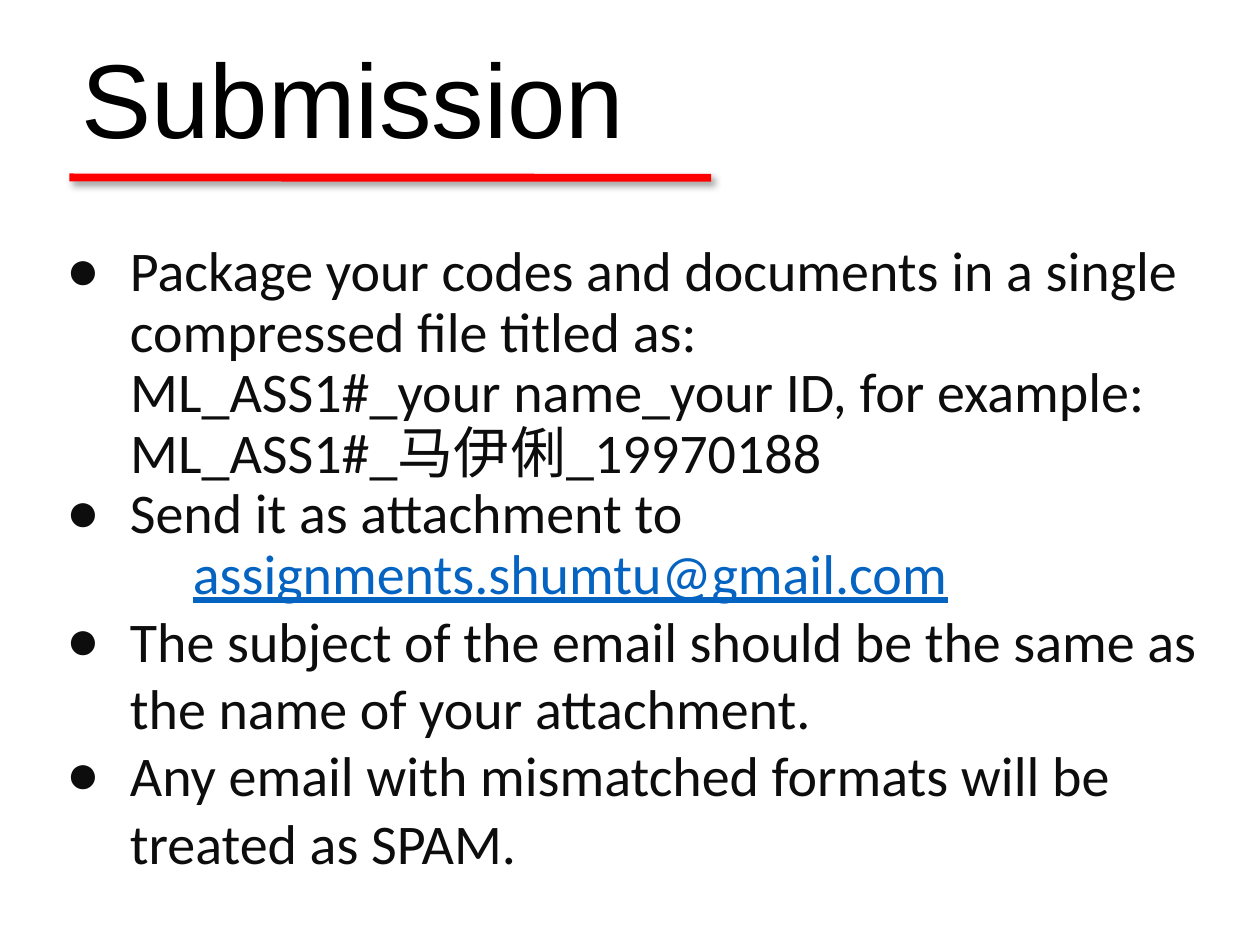
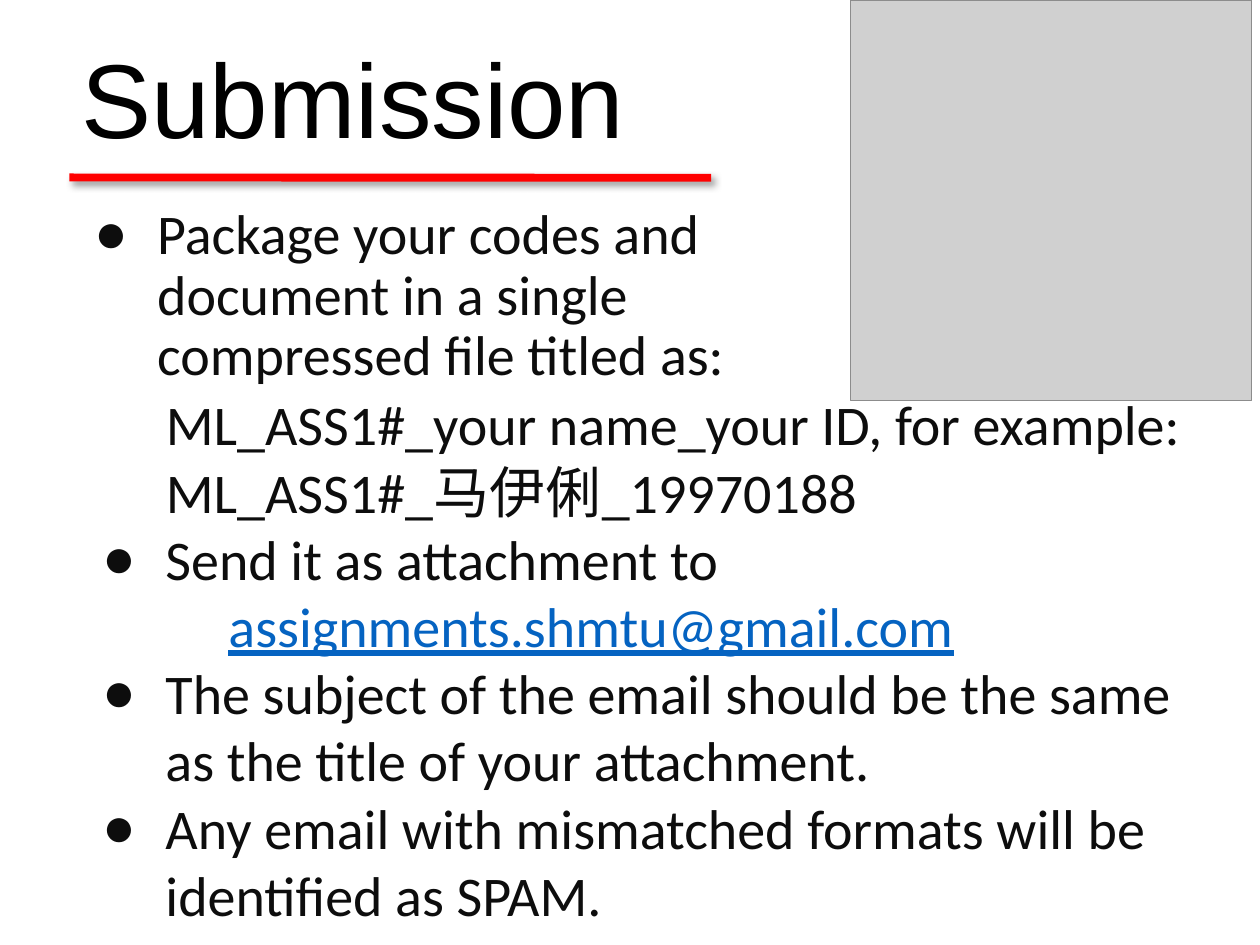
Before and after one commit to sunzuolei/ml, a slide deck: slide 9 of Assignments/A1/1#Assignment.pptx. Drawn at 1260x945 pixels with LibreOffice and Linux fonts; fonts in the diff are those of the drawing; grey boxes stand for pictures. Boxes give left, top, right and bottom in pixels: in the first picture for what was removed or moved away, otherwise in the second. Text is boxed around its words. In the diff, an @@ line names an element or a change of style, - is before the commit and + after.

Commit message:
Modify the slides for A1 and Lec. 4.

```diff
--- a/Assignments/A1/1#Assignment.pptx
+++ b/Assignments/A1/1#Assignment.pptx
@@ picture added at [850,0,1251,401] @@
@@ text added at [157,215,724,384], 32 pt, text #0D0D0D @@
+● Package your codes and document in a single compressed file titled as:
@@ text at [130,252,1177,361]: paragraph removed @@
-● Package your codes and documents in a single compressed file titled as:
@@ text "ML_ASS1#_your name_your ID, for example:": place and size @@
-text "ML_ASS1#_your name_your ID, for example:" at [130,252,1196,865]
+text "ML_ASS1#_your name_your ID, for example:" at [165,399,1180,917]
@@ text at [165,399,1180,581]: line spacing 0.9 to 1 @@
@@ text at [165,608,1170,917]: text changed @@
-assignments.shumtu@gmail.com
-● The subject of the email should be the same as the name of your attachment.
-● Any email with mismatched formats will be treated as SPAM.
+assignments.shmtu@gmail.com
+● The subject of the email should be the same as the title of your attachment.
+● Any email with mismatched formats will be identified as SPAM.
```
Also in this commit, not shown: 3 other slides changed.
